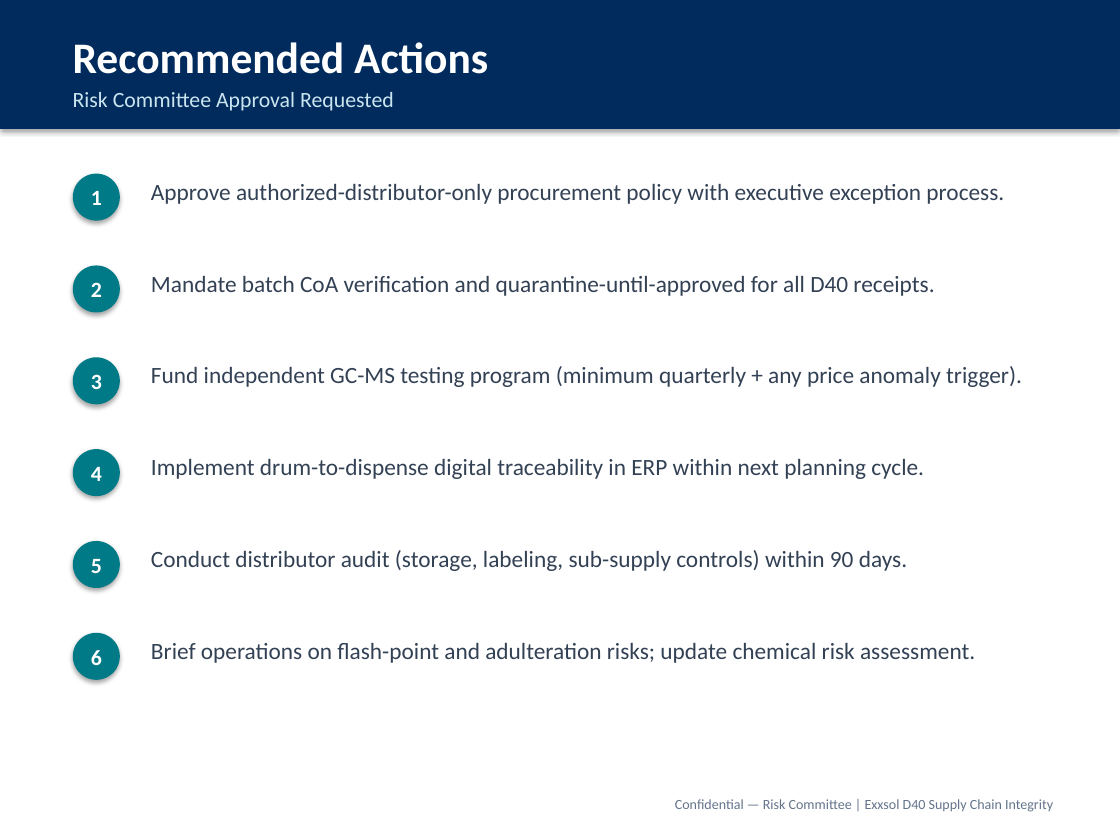
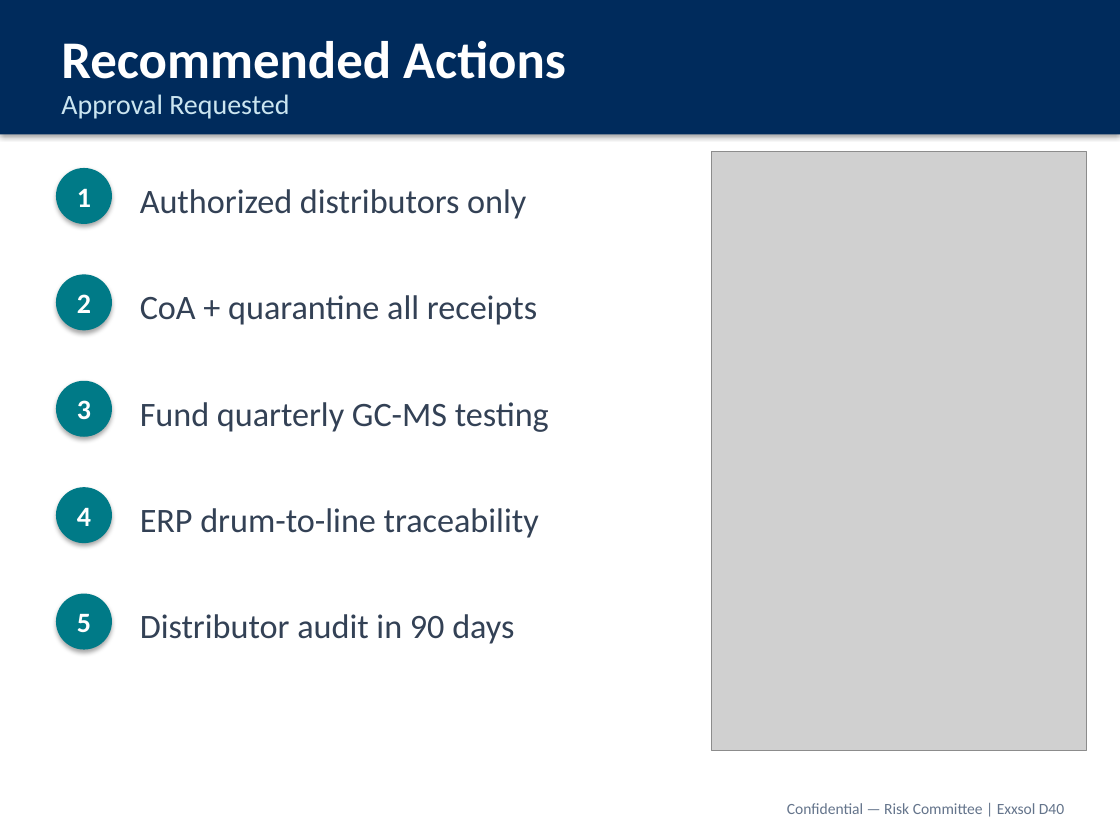
Before and after one commit to rockyforever8-sys/Machine-Learning-Project, a slide deck: slide 16 of presentations/Exxsol_D40_Supply_Chain_Risk_Committee.pptx. Drawn at 1120x840 pixels with LibreOffice and Linux fonts; fonts in the diff are those of the drawing; grey boxes stand for pictures. Boxes give left, top, right and bottom in pixels: in the first picture for what was removed or moved away, otherwise in the second. Text is boxed around its words. In the diff, an @@ line names an element or a change of style, - is before the commit and + after.

```diff
--- a/presentations/Exxsol_D40_Supply_Chain_Risk_Committee.pptx
+++ b/presentations/Exxsol_D40_Supply_Chain_Risk_Committee.pptx
@@ rectangle: place and size @@
-rectangle at <box>0,0,1120,129</box>
+rectangle at <box>0,0,1120,134</box>
@@ text "Recommended Actions": place and size @@
-text "Recommended Actions" at <box>73,42,488,74</box>
+text "Recommended Actions" at <box>61,41,566,79</box>
@@ text "Recommended Actions" at <box>61,41,566,79</box>: size 28 to 34 pt @@
@@ text at <box>61,94,289,119</box>: text changed; size 14 to 18 pt @@
-Risk Committee Approval Requested
+Approval Requested
@@ ellipse "1": place and size @@
-ellipse "1" at <box>73,174,120,221</box>
+ellipse "1" at <box>56,168,112,224</box>
@@ picture added at <box>711,151,1086,750</box> @@
@@ text added at <box>140,189,526,219</box>, 22 pt, text #334155 @@
+Authorized distributors only
@@ text removed at <box>151,184,1004,204</box> @@
-Approve authorized-distributor-only procurement policy with executive exception process.
@@ ellipse "2": place and size @@
-ellipse "2" at <box>73,265,120,312</box>
+ellipse "2" at <box>56,274,112,330</box>
@@ text at <box>140,295,537,325</box>: text changed; size 15 to 22 pt @@
-Mandate batch CoA verification and quarantine-until-approved for all D40 receipts.
+CoA + quarantine all receipts
@@ ellipse "3": place and size @@
-ellipse "3" at <box>73,357,120,404</box>
+ellipse "3" at <box>56,381,112,437</box>
@@ text removed at <box>151,366,1022,387</box> @@
-Fund independent GC-MS testing program (minimum quarterly + any price anomaly trigger).
@@ text added at <box>140,402,549,432</box>, 22 pt, text #334155 @@
+Fund quarterly GC-MS testing
@@ text removed at <box>151,459,924,479</box> @@
-Implement drum-to-dispense digital traceability in ERP within next planning cycle.
@@ ellipse "4": place and size @@
-ellipse "4" at <box>73,449,120,496</box>
+ellipse "4" at <box>56,487,112,543</box>
@@ text added at <box>140,508,539,538</box>, 22 pt, text #334155 @@
+ERP drum-to-line traceability
@@ text removed at <box>151,550,907,571</box> @@
-Conduct distributor audit (storage, labeling, sub-supply controls) within 90 days.
@@ size 14 to 18 pt in 5 elements at <box>56,168,112,224</box>, <box>56,274,112,330</box>, <box>56,381,112,437</box>, <box>56,487,112,543</box>, <box>56,594,112,650</box> @@
@@ ellipse "5": place and size @@
-ellipse "5" at <box>73,541,120,588</box>
+ellipse "5" at <box>56,594,112,650</box>
@@ text added at <box>140,614,514,644</box>, 22 pt, text #334155 @@
+Distributor audit in 90 days
@@ ellipse removed at <box>73,633,120,680</box> @@
-6
@@ text removed at <box>151,643,975,663</box> @@
-Brief operations on flash-point and adulteration risks; update chemical risk assessment.
@@ text at <box>787,803,1064,814</box>: text changed; size 9 to 10 pt @@
-Confidential — Risk Committee | Exxsol D40 Supply Chain Integrity
+Confidential — Risk Committee | Exxsol D40
```
Also in this commit, not shown: 16 other slides changed, 2 slides added, 2 slides removed, 21 other files.
